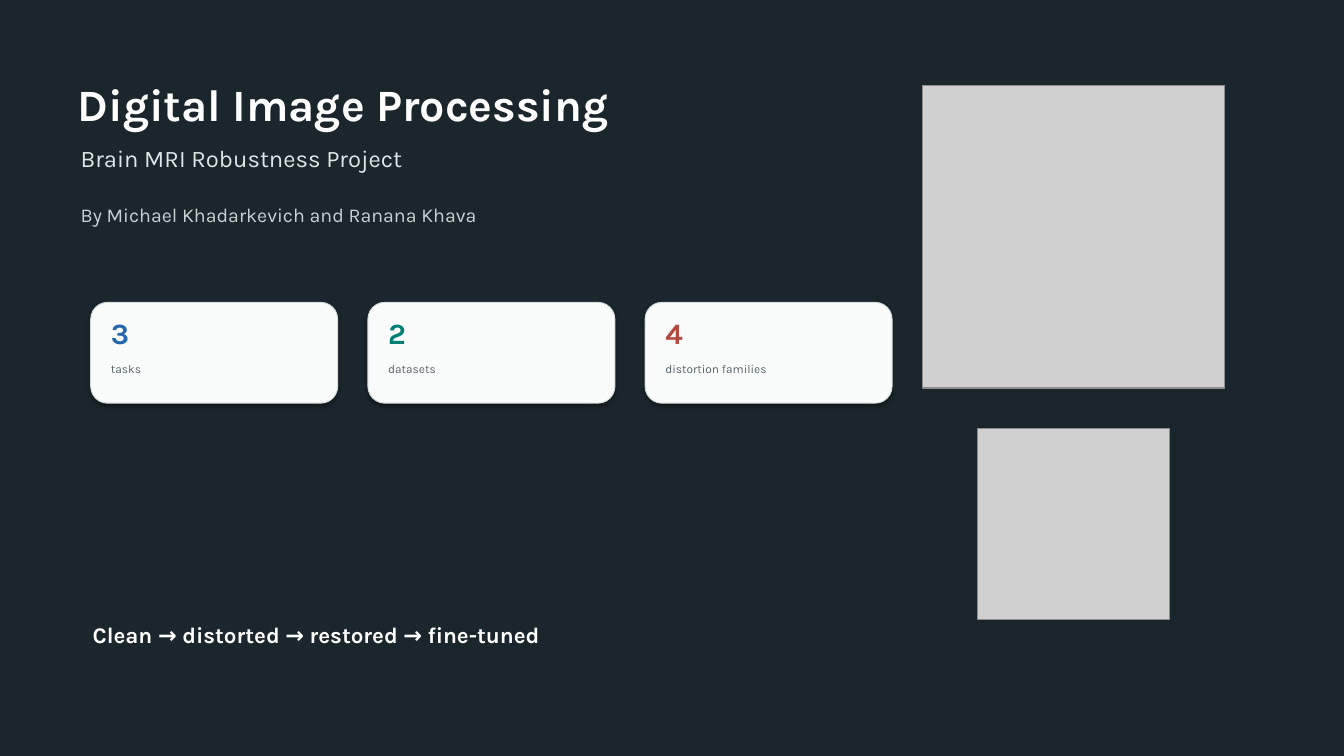
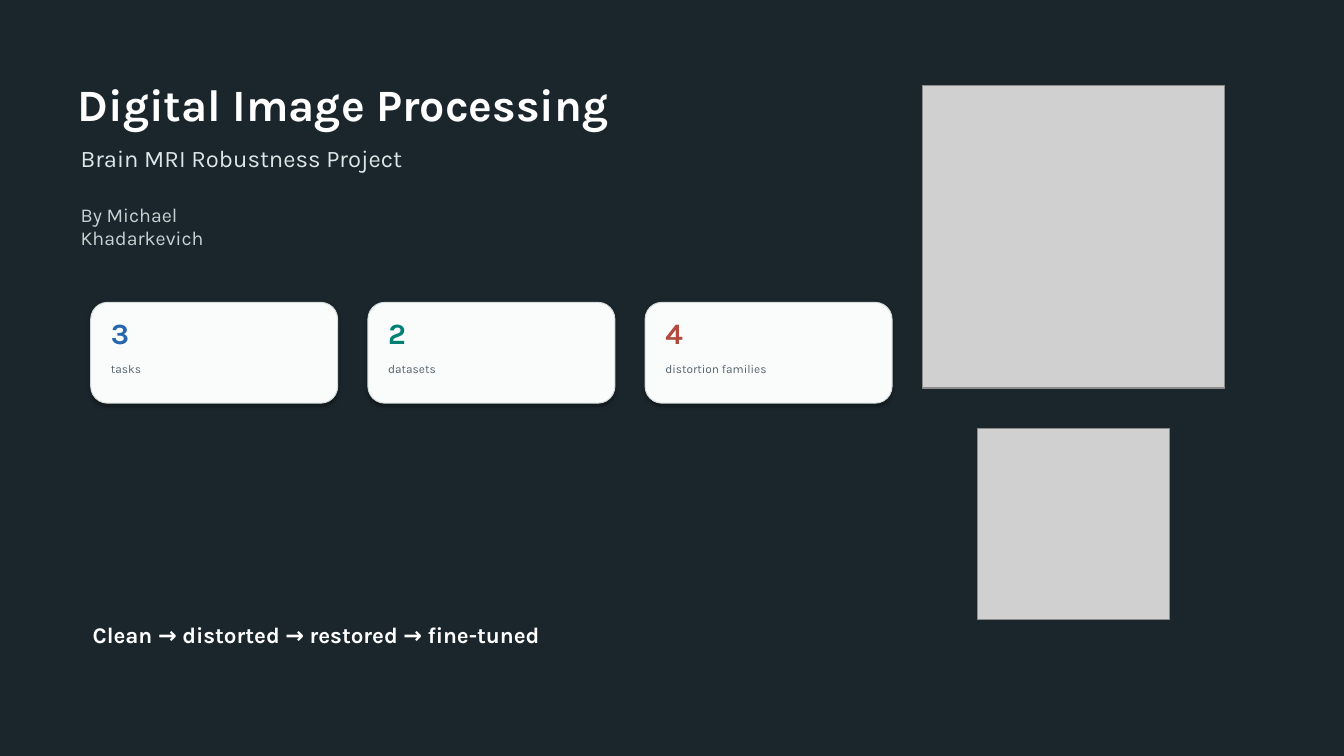
Before and after one commit to michaelkhadarkevich/Digital-Image-Processing, a slide deck: slide 1 of Brain_MRI_Project_Presentation_Improved_v2.pptx. Drawn at 1344x756 pixels with LibreOffice and Linux fonts; fonts in the diff are those of the drawing; grey boxes stand for pictures. Boxes give left, top, right and bottom in pixels: in the first picture for what was removed or moved away, otherwise in the second. Text is boxed around its words. In the diff, an @@ line names an element or a change of style, - is before the commit and + after.

```diff
--- a/Brain_MRI_Project_Presentation_Improved_v2.pptx
+++ b/Brain_MRI_Project_Presentation_Improved_v2.pptx
@@ text at (81, 208, 204, 245): text changed @@
-By Michael Khadarkevich and Ranana Khava
+By Michael Khadarkevich
```
Also in this commit, not shown: 6 other slides changed, 1 slide removed, 2 other files.
